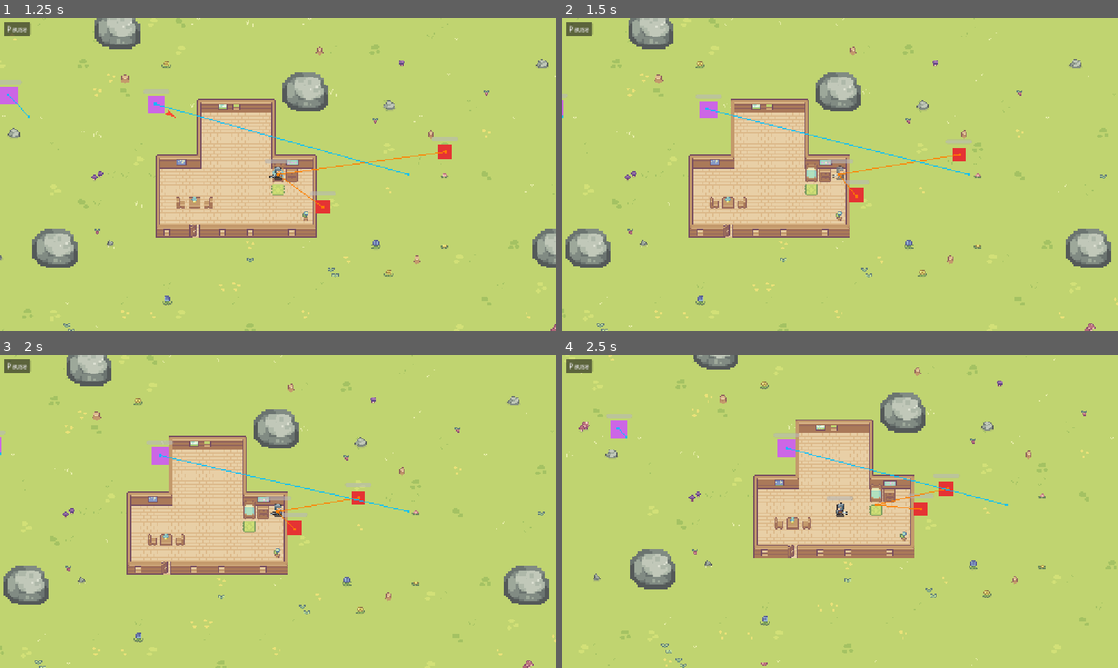
Above: before the commit, frames 1-4 (two rows, left to right).
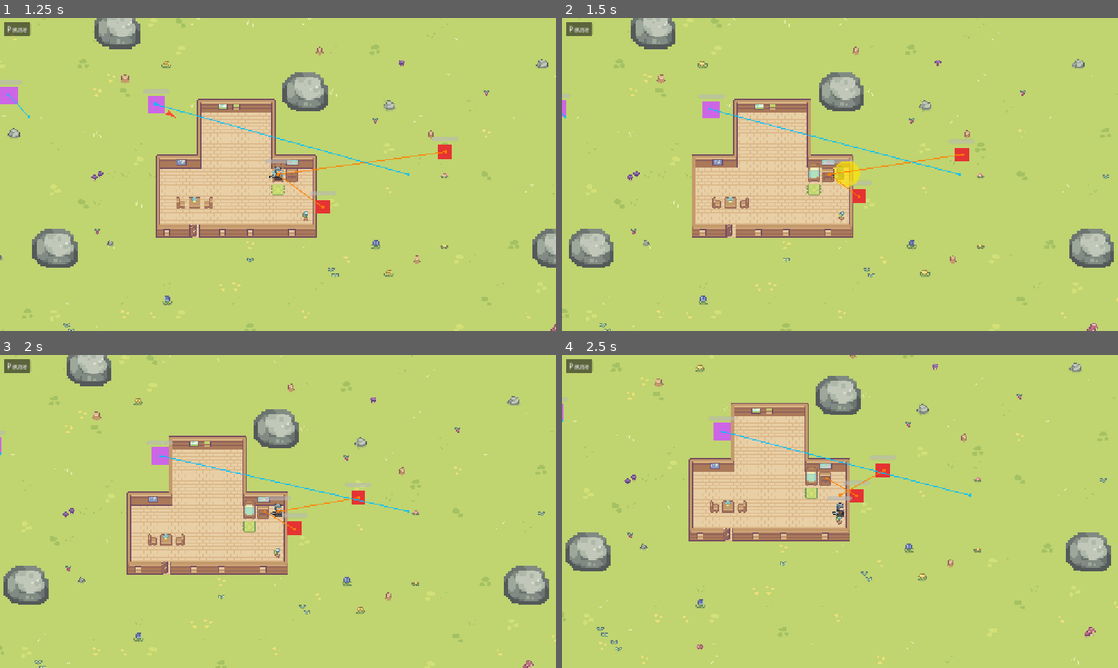
Above: after the commit, the same moments.

Repository: zwentty/v-2-jeu
Game: Godot game, scene res://scenes/menus/menu.tscn
The game is run twice, just before and just after one commit, with the same random seed, the same clock (stepped at 60 frames per second) and the same inputs.
Inputs (mouse positions are in pixels of both pictures, inside the frame that each line leads up to):
- Up to frame 1 (1.25 s): click "Démarrer" at 0.5 s
- Up to frame 2 (1.5 s): tap Enter at 1.25 s; move the mouse to (962, 158) at 1.27 s; hold D from 1.28 s (still down); tap Space at 1.35 s; click (962, 158) at 1.42 s
- Up to frame 3 (2 s): keep holding D; tap Space at 1.52, 1.82 s
- Up to frame 4 (2.5 s): move the mouse to (728, 527) at 2.02 s; release D at 2.03 s; hold S from 2.03 s (still down); tap Z at 2.1 s; click (728, 527) at 2.17 s; tap Space at 2.27, 2.3 s

Frame 1 is identical in both runs. In frame 2, 6.4% of the frame differs, in the area x 0-100%, y 0-100%; in frame 3, less than 0.1%; in frame 4, 22%.

Commit message:
dash player retirer + récup ame avec le player touche espace + ajout modif des touche pour attaque et compétence

Diff:
--- a/scenes/items/item.gd
+++ b/scenes/items/item.gd
@@ -17,7 +17,11 @@
 	body_entered.connect(_on_body_entered)
 	body_exited.connect(_on_body_exited)
 
-	$Label.text = OS.get_keycode_string(Settings.key_pickup)
+	# Les âmes se ramassent avec la touche/clic « compétence », les autres objets avec la touche « ramasser »
+	if est_ame():
+		$Label.text = Settings.binding_display_name(Settings.competence_binding)
+	else:
+		$Label.text = OS.get_keycode_string(Settings.key_pickup)
 
 	$Visual.color = item_color
 	if item_polygon.size() > 0:
@@ -50,6 +54,11 @@
 		player_nearby = false
 		$Label.visible = false
 
+# Indique si cet objet est une âme (drop d'ennemi).
+# Les âmes ont un nom commençant par « Âme » et se ramassent avec la touche espace.
+func est_ame() -> bool:
+	return item_name.begins_with("Âme")
+
 # Fonction appelée par le joueur pour ramasser l'objet
 func pickup() -> String:
 	queue_free()
--- a/scenes/player/player.gd
+++ b/scenes/player/player.gd
@@ -25,11 +25,6 @@
 const PLAYER_KNOCKBACK_DURATION = 0.25
 const PLAYER_STUN_DURATION = 0.8
 
-# Dash de déplacement (touche configurable)
-const DASH_SPEED = 600.0
-const DASH_DURATION = 0.3
-const DASH_COOLDOWN = 0.8
-
 # Projectile lancé par le joueur (clic droit)
 const PLAYER_PROJECTILE_SPEED   = 500.0
 const PLAYER_PROJECTILE_DAMAGE  = 1
@@ -43,12 +38,6 @@
 var max_health: int = 25
 var is_invincible: bool = false
 var invincible_timer: float = 0.0
-
-# Dash de déplacement
-var is_dashing: bool = false
-var dash_timer: float = 0.0
-var dash_cooldown_timer: float = 0.0
-var dash_direction: Vector2 = Vector2.ZERO
 
 # Attaque-dash
 var is_attack_dashing: bool = false
@@ -96,10 +85,9 @@
 # _physics_process(delta)
 # -----------------------------------------------------------------------------
 func _physics_process(delta: float) -> void:
-	_handle_dash(delta)
 	_handle_attack_dash(delta)
 	_handle_stun(delta)
-	if not is_dashing and not is_attack_dashing and not is_stunned:
+	if not is_attack_dashing and not is_stunned:
 		_handle_movement()
 	_handle_invincibility(delta)
 	_update_visual()
@@ -110,9 +98,19 @@
 # _unhandled_input(event)
 # -----------------------------------------------------------------------------
 func _unhandled_input(event: InputEvent) -> void:
-	# Attaque-dash sur clic gauche
-	if event is InputEventMouseButton and event.button_index == MOUSE_BUTTON_LEFT and event.pressed:
-		if not is_stunned and not is_dashing and attack_dash_cooldown_timer <= 0.0:
+	# On ne traite que les pressions de touche clavier ou de bouton souris
+	var is_key: bool = event is InputEventKey
+	var is_mouse_button: bool = event is InputEventMouseButton
+	if not is_key and not is_mouse_button:
+		return
+	if not event.pressed:
+		return
+	if is_key and event.echo:
+		return
+
+	# Attaque (attaque-dash) — touche/clic configurable
+	if Settings.binding_matches_event(Settings.attaque_binding, event):
+		if not is_stunned and attack_dash_cooldown_timer <= 0.0:
 			var mouse_pos := get_global_mouse_position()
 			var direction := (mouse_pos - global_position).normalized()
 			if direction == Vector2.ZERO:
@@ -121,8 +119,14 @@
 			get_viewport().set_input_as_handled()
 		return
 
+	# Compétence (ramassage des âmes) — touche/clic configurable
+	if Settings.binding_matches_event(Settings.competence_binding, event):
+		if _try_pickup_items(true):
+			get_viewport().set_input_as_handled()
+		return
+
 	# Tir de projectile sur clic droit
-	if event is InputEventMouseButton and event.button_index == MOUSE_BUTTON_RIGHT and event.pressed:
+	if is_mouse_button and event.button_index == MOUSE_BUTTON_RIGHT:
 		if not is_stunned and projectile_cooldown_timer <= 0.0:
 			var mouse_pos := get_global_mouse_position()
 			var dir := (mouse_pos - global_position).normalized()
@@ -132,26 +136,31 @@
 			get_viewport().set_input_as_handled()
 		return
 
-	if event is InputEventKey and event.pressed and not event.echo:
-		# Dash de déplacement
-		if event.keycode == Settings.key_dash and not is_dashing and not is_attack_dashing and dash_cooldown_timer <= 0.0:
-			_start_dash()
+	# Ramassage d'objet classique (touche clavier configurable)
+	if is_key and event.keycode == Settings.key_pickup:
+		if _try_pickup_items(false):
 			get_viewport().set_input_as_handled()
-			return
-
-		# Ramassage d'objet
-		if event.keycode == Settings.key_pickup:
-			var items := get_tree().get_nodes_in_group("item")
-			for item in items:
-				if item.has_method("pickup"):
-					var distance := global_position.distance_to(item.global_position)
-					if distance <= 50.0:
-						var item_name: String = item.pickup()
-						var inv := _get_inventory()
-						if inv:
-							inv.add_item(item_name)
-						get_viewport().set_input_as_handled()
-						break
+		return
+
+# -----------------------------------------------------------------------------
+# _try_pickup_items(ame_only)
+# Ramasse l'objet ramassable le plus proche (dans un rayon de 50 px).
+# Si ame_only est vrai, ne considère que les âmes ; sinon, ignore les âmes.
+# Retourne true si un objet a été ramassé.
+# -----------------------------------------------------------------------------
+func _try_pickup_items(ame_only: bool) -> bool:
+	for item in get_tree().get_nodes_in_group("item"):
+		if not item.has_method("pickup"):
+			continue
+		if item.est_ame() != ame_only:
+			continue
+		if global_position.distance_to(item.global_position) <= 50.0:
+			var item_name: String = item.pickup()
+			var inv := _get_inventory()
+			if inv:
+				inv.add_item(item_name)
+			return true
+	return false
 
 # -----------------------------------------------------------------------------
 # _handle_movement()
@@ -195,7 +204,7 @@
 # -----------------------------------------------------------------------------
 # _update_visual()
 # Gère la couleur/transparence du sprite selon l'état actuel.
-# Priorité : stun > attaque-dash > dash déplacement > invincible > normal
+# Priorité : stun > attaque-dash > invincible > normal
 # -----------------------------------------------------------------------------
 func _update_visual() -> void:
 	if is_stunned:
@@ -204,9 +213,6 @@
 	elif is_attack_dashing:
 		# Bleu clignotant : le joueur est intangible pendant l'attaque-dash
 		$Visual.modulate = Color(0.5, 0.8, 1.0, 0.6 if fmod(attack_dash_timer, 0.1) < 0.05 else 1.0)
-	elif is_dashing:
-		# Semi-transparent : intangible pendant le dash de déplacement
-		$Visual.modulate = Color(1.0, 1.0, 1.0, 0.6 if fmod(dash_timer, 0.15) < 0.075 else 1.0)
 	elif is_invincible:
 		# Clignotement blanc après avoir reçu un coup
 		$Visual.modulate = Color(1.0, 1.0, 1.0, 0.3 if fmod(invincible_timer, 0.2) < 0.1 else 1.0)
@@ -220,8 +226,8 @@
 func take_damage(amount: int) -> void:
 	if is_invincible:
 		return
-	# Intangible pendant les deux types de dash
-	if is_dashing or is_attack_dashing:
+	# Intangible pendant l'attaque-dash
+	if is_attack_dashing:
 		return
 
 	health -= amount
@@ -354,39 +360,6 @@
 		is_stunned = false
 
 # -----------------------------------------------------------------------------
-# _handle_dash(delta)
-# Gère le dash de déplacement (touche configurable dans Settings)
-# -----------------------------------------------------------------------------
-func _handle_dash(delta: float) -> void:
-	if not is_dashing:
-		if dash_cooldown_timer > 0.0:
-			dash_cooldown_timer -= delta
-		return
-
-	dash_timer -= delta
-
-	if dash_timer > 0.0:
-		velocity = dash_direction * DASH_SPEED
-		move_and_slide()
-		if animated_sprite.animation != "walk":
-			animated_sprite.play("walk")
-	else:
-		is_dashing = false
-		dash_cooldown_timer = DASH_COOLDOWN
-		set_collision_mask_value(3, true)  # restaure la collision avec les ennemis
-
-# -----------------------------------------------------------------------------
-# _start_dash()
-# Lance un dash de déplacement dans la direction actuelle du joueur
-# -----------------------------------------------------------------------------
-func _start_dash() -> void:
-	is_dashing = true
-	dash_timer = DASH_DURATION
-	dash_direction = facing_direction if facing_direction != Vector2.ZERO else Vector2.DOWN
-	set_collision_mask_value(3, false)  # traverse les ennemis pendant le dash
-	print("Dash lancé dans la direction : ", dash_direction)
-
-# -----------------------------------------------------------------------------
 # _fire_projectile(direction)
 # Instancie un projectile orienté vers la souris, marqué comme source "player"
 # -----------------------------------------------------------------------------
--- a/scenes/ui/settings_menu.gd
+++ b/scenes/ui/settings_menu.gd
@@ -21,6 +21,8 @@
 	$Panel/VBoxContainer/ScrollContainer/VBoxContainer/KeysSection/MoveRightButton.pressed.connect(_on_key_button_pressed.bind($Panel/VBoxContainer/ScrollContainer/VBoxContainer/KeysSection/MoveRightButton, "move_right"))
 	$Panel/VBoxContainer/ScrollContainer/VBoxContainer/KeysSection/InventoryButton.pressed.connect(_on_key_button_pressed.bind($Panel/VBoxContainer/ScrollContainer/VBoxContainer/KeysSection/InventoryButton, "inventory"))
 	$Panel/VBoxContainer/ScrollContainer/VBoxContainer/KeysSection/PickupButton.pressed.connect(_on_key_button_pressed.bind($Panel/VBoxContainer/ScrollContainer/VBoxContainer/KeysSection/PickupButton, "pickup"))
+	$Panel/VBoxContainer/ScrollContainer/VBoxContainer/KeysSection/CompetenceButton.pressed.connect(_on_key_button_pressed.bind($Panel/VBoxContainer/ScrollContainer/VBoxContainer/KeysSection/CompetenceButton, "competence"))
+	$Panel/VBoxContainer/ScrollContainer/VBoxContainer/KeysSection/AttaqueButton.pressed.connect(_on_key_button_pressed.bind($Panel/VBoxContainer/ScrollContainer/VBoxContainer/KeysSection/AttaqueButton, "attaque"))
 
 	# Charger les paramètres actuels
 	_load_settings()
@@ -45,6 +47,8 @@
 	$Panel/VBoxContainer/ScrollContainer/VBoxContainer/KeysSection/MoveRightButton.text = "Droite: %s" % _get_key_name(Settings.key_move_right)
 	$Panel/VBoxContainer/ScrollContainer/VBoxContainer/KeysSection/InventoryButton.text = "Inventaire: %s" % _get_key_name(Settings.key_inventory)
 	$Panel/VBoxContainer/ScrollContainer/VBoxContainer/KeysSection/PickupButton.text = "Ramasser: %s" % _get_key_name(Settings.key_pickup)
+	$Panel/VBoxContainer/ScrollContainer/VBoxContainer/KeysSection/CompetenceButton.text = "Compétence: %s" % Settings.binding_display_name(Settings.competence_binding)
+	$Panel/VBoxContainer/ScrollContainer/VBoxContainer/KeysSection/AttaqueButton.text = "Attaque: %s" % Settings.binding_display_name(Settings.attaque_binding)
 
 func _get_key_name(keycode: int) -> String:
 	return OS.get_keycode_string(keycode)
@@ -59,11 +63,31 @@
 	button.text = "Appuyez sur une touche..."
 
 func _input(event: InputEvent) -> void:
-	if awaiting_input_button and event is InputEventKey and event.pressed and not event.echo:
+	if not awaiting_input_button:
+		return
+
+	var button_name: String = awaiting_input_button.name
+
+	# Compétence et Attaque acceptent une touche clavier OU un bouton souris
+	if button_name == "CompetenceButton" or button_name == "AttaqueButton":
+		var is_key: bool = event is InputEventKey and not event.echo
+		var is_mouse: bool = event is InputEventMouseButton
+		if (is_key or is_mouse) and event.pressed:
+			var binding: Dictionary = Settings.binding_from_event(event)
+			if button_name == "CompetenceButton":
+				Settings.competence_binding = binding
+			else:
+				Settings.attaque_binding = binding
+			Settings.save_settings()
+			_update_key_labels()
+			awaiting_input_button = null
+			get_viewport().set_input_as_handled()
+		return
+
+	# Les autres actions n'acceptent que des touches clavier
+	if event is InputEventKey and event.pressed and not event.echo:
 		var keycode: int = event.keycode
-
-		# Mettre à jour la touche dans Settings
-		match awaiting_input_button.name:
+		match button_name:
 			"MoveUpButton":
 				Settings.key_move_up = keycode
 			"MoveLeftButton":
--- a/scenes/ui/settings_menu.tscn
+++ b/scenes/ui/settings_menu.tscn
@@ -132,6 +132,16 @@
 theme_override_font_sizes/font_size = 16
 text = "Ramasser: E"
 
+[node name="CompetenceButton" type="Button" parent="Panel/VBoxContainer/ScrollContainer/VBoxContainer/KeysSection"]
+layout_mode = 2
+theme_override_font_sizes/font_size = 16
+text = "Compétence: Space"
+
+[node name="AttaqueButton" type="Button" parent="Panel/VBoxContainer/ScrollContainer/VBoxContainer/KeysSection"]
+layout_mode = 2
+theme_override_font_sizes/font_size = 16
+text = "Attaque: Clic gauche"
+
 [node name="CloseButton" type="Button" parent="Panel/VBoxContainer"]
 layout_mode = 2
 theme_override_colors/font_color = Color(1, 1, 1, 1)
--- a/scripts/settings.gd
+++ b/scripts/settings.gd
@@ -11,7 +11,11 @@
 var key_move_right: int = KEY_D
 var key_inventory: int = KEY_I
 var key_pickup: int = KEY_E
-var key_dash: int = KEY_SPACE
+
+# Bindings flexibles : peuvent être une touche clavier OU un bouton souris.
+# Format : {"type": "key"|"mouse", "code": int}
+var competence_binding: Dictionary = {"type": "key", "code": KEY_SPACE}
+var attaque_binding: Dictionary = {"type": "mouse", "code": MOUSE_BUTTON_LEFT}
 
 # Fichier de sauvegarde
 const SETTINGS_FILE: String = "user://settings.cfg"
@@ -34,7 +38,8 @@
 	key_move_right = config.get_value("keys", "move_right", KEY_D)
 	key_inventory = config.get_value("keys", "inventory", KEY_I)
 	key_pickup = config.get_value("keys", "pickup", KEY_E)
-	key_dash = config.get_value("keys", "dash", KEY_SPACE)
+	competence_binding = config.get_value("keys", "competence", {"type": "key", "code": KEY_SPACE})
+	attaque_binding = config.get_value("keys", "attaque", {"type": "mouse", "code": MOUSE_BUTTON_LEFT})
 
 	# Charger le plein écran
 	var fullscreen: bool = config.get_value("display", "fullscreen", false)
@@ -50,7 +55,8 @@
 	config.set_value("keys", "move_right", key_move_right)
 	config.set_value("keys", "inventory", key_inventory)
 	config.set_value("keys", "pickup", key_pickup)
-	config.set_value("keys", "dash", key_dash)
+	config.set_value("keys", "competence", competence_binding)
+	config.set_value("keys", "attaque", attaque_binding)
 
 	# Sauvegarder le plein écran
 	config.set_value("display", "fullscreen", DisplayServer.window_get_mode() == DisplayServer.WINDOW_MODE_FULLSCREEN)
@@ -72,3 +78,32 @@
 	config.load(SETTINGS_FILE)
 	config.set_value("display", "fullscreen", enabled)
 	config.save(SETTINGS_FILE)
+
+# =============================================================================
+# Bindings flexibles (clavier OU souris)
+# Un binding est un Dictionary : {"type": "key"|"mouse", "code": int}
+# =============================================================================
+
+# Nom lisible d'un binding, pour l'affichage dans les menus et sur les objets
+func binding_display_name(binding: Dictionary) -> String:
+	if binding.get("type", "key") == "mouse":
+		match int(binding.get("code", 0)):
+			MOUSE_BUTTON_LEFT: return "Clic gauche"
+			MOUSE_BUTTON_RIGHT: return "Clic droit"
+			MOUSE_BUTTON_MIDDLE: return "Clic milieu"
+			_: return "Souris %d" % int(binding.get("code", 0))
+	return OS.get_keycode_string(int(binding.get("code", 0)))
+
+# Vrai si l'évènement correspond au binding (touche ou bouton souris)
+func binding_matches_event(binding: Dictionary, event: InputEvent) -> bool:
+	if binding.get("type", "key") == "mouse":
+		return event is InputEventMouseButton and event.button_index == int(binding.get("code", 0))
+	return event is InputEventKey and event.keycode == int(binding.get("code", 0))
+
+# Construit un binding à partir d'un évènement clavier ou souris (rebind)
+func binding_from_event(event: InputEvent) -> Dictionary:
+	if event is InputEventMouseButton:
+		return {"type": "mouse", "code": event.button_index}
+	if event is InputEventKey:
+		return {"type": "key", "code": event.keycode}
+	return {}
